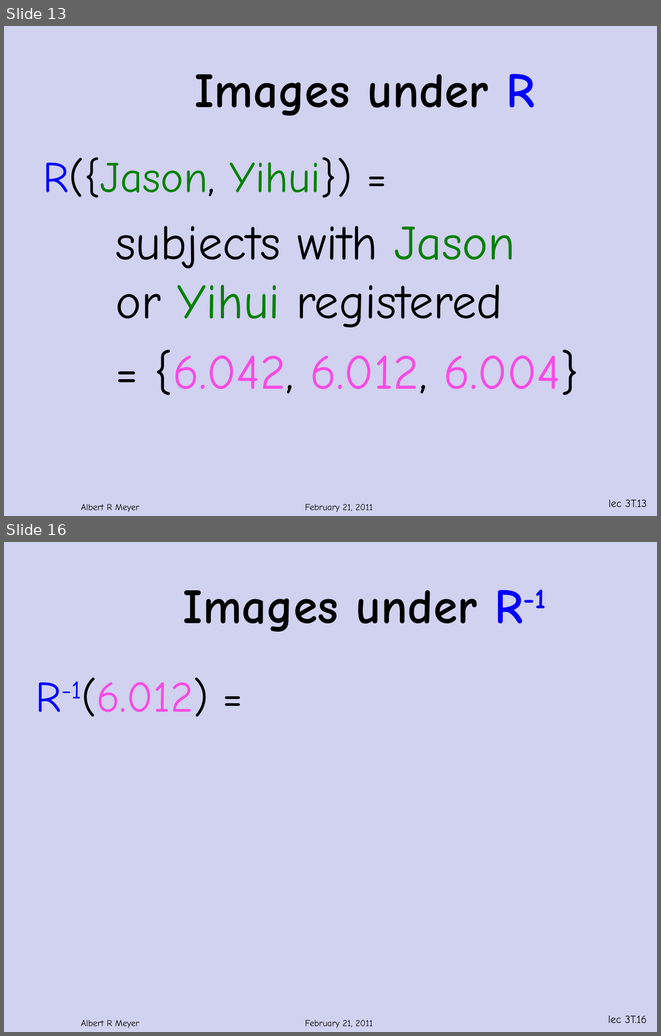
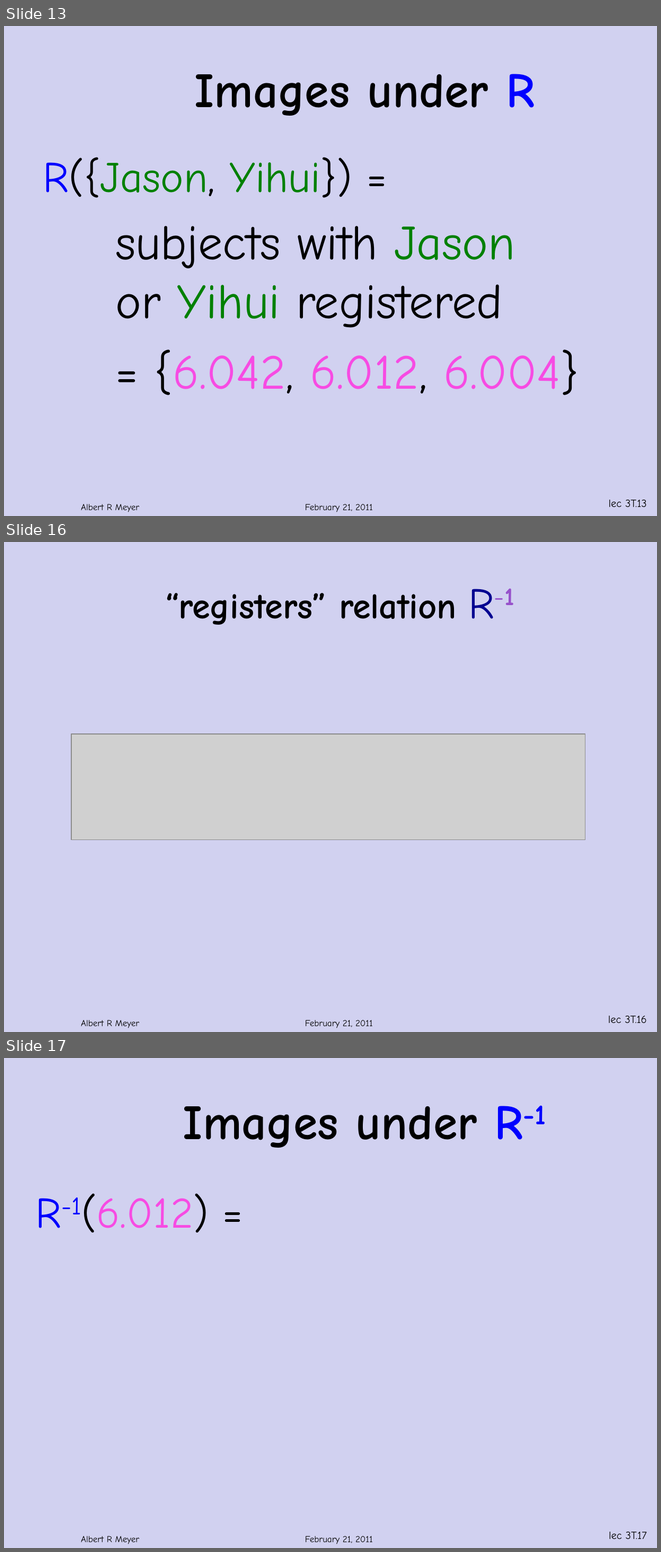
Before and after one commit to armeyer/mcs_web, a slide deck: spring12/slidesS12/relations.pptx. Shown one above the other, each under a label of ours: slides 13 and 16 before the commit, slides 13, 16 and 17 after it; the slides between them are not shown. The pictures are 661x1036 and 661x1552 pixels, drawn with LibreOffice and Linux fonts; fonts in the diff are those of the drawing; grey boxes stand for pictures; background and template pictures are left out. Boxes give left, top, right and bottom in pixels: in the first picture for what was removed or moved away, otherwise in the second. Text is boxed around its words. In the diff, an @@ line names an element or a change of style, - is before the commit and + after.

```diff
--- a/spring12/slidesS12/relations.pptx
+++ b/spring12/slidesS12/relations.pptx
@@ slide 16 added at (x1=4, y1=542, x2=657, y2=1032), background #D1D1F0; not listed: 3 template elements that a slide beside it also shows @@
@@ text added at (x1=166, y1=588, x2=514, y2=625), 40 pt, text #000000, bold @@
+“registers” relation R-1
@@ picture added at (x1=71, y1=734, x2=585, y2=840) @@
@@ what was slide 16 is now slide 17 @@
@@ page number at (x1=609, y1=1531, x2=647, y2=1539): text changed @@
-lec 3T.16
+lec 3T.17
```
Also in this commit, not shown: 18 slides changed, 1 other slide added, 1 slide removed.
